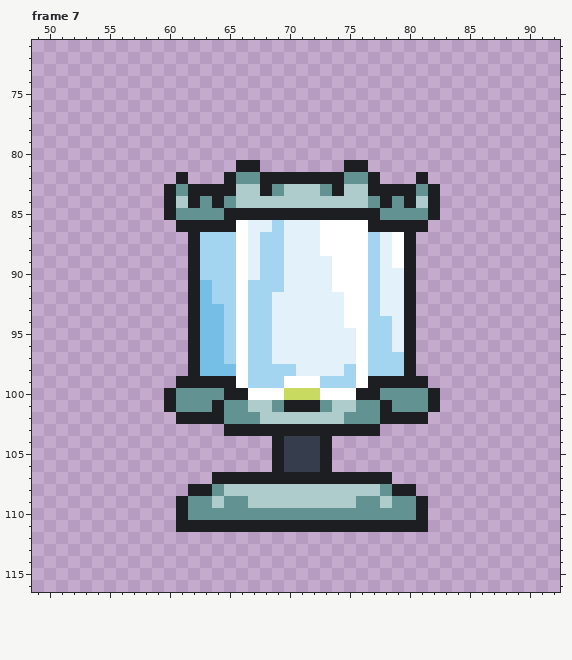
One commit to this pixel-art file: sprites/dspec_trishop.ase. Above is the file before it was changed.
150x150 pixels, 13 frames. Shown: frame 7: x 49..92, y 71..116. The commit also changed other frames, which this record leaves out.
The result:
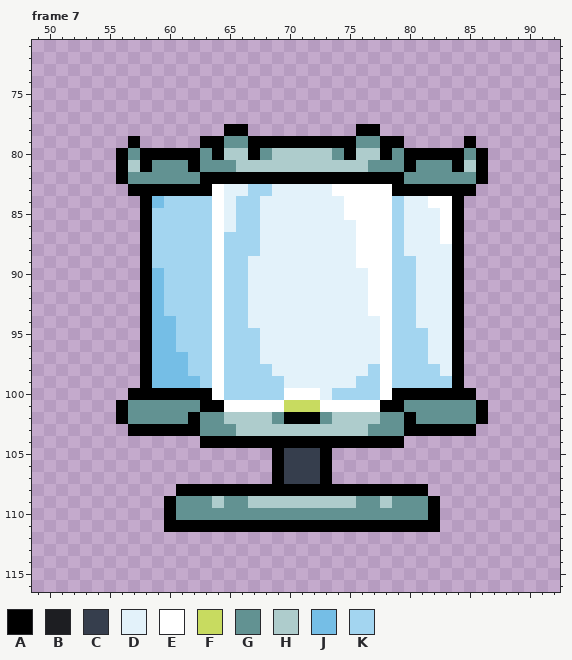
Palette (. is transparent): A #000000  B #1d1e22  C #363e4d  D #e3f2fa  E #ffffff  F #c8db60  G #629292  H #aecccc  J #75bee6  K #a3d5f0
Diff:
--- frame 7, layer "Trishop"
@@ x 49..92 @@
  77 ............................................
- 78 ............................................
- 79 ............................................
- 80 ............................................
- 81 .................BB.......BB................
- 82 ............B...BGGBBBBBBBGGB...B...........
- 83 ...........BGBBBBHHBGHHHGBHHBBBBGB..........
- 84 ...........BHBGBGHHHHHHHHHHHGBGBHB..........
- 85 ...........BGGGGBBBBBBBBBBBBBGGGGB..........
- 86 ............BBBBBEDDKDDDEEEEBBBBB...........
- 87 .............BKKKEDKKDDDEEEEKDEB............
- 88 .............BKKKEDKKDDDEEEEKDEB............
- 89 .............BKKKEDKKDDDDEEEKDEB............
- 90 .............BKKKEDKKDDDDEEEKDDB............
- 91 .............BJKKEKKKDDDDEEEKDDB............
- 92 .............BJKKEKKDDDDDDEEKDDB............
- 93 .............BJJKEKKDDDDDDEEKDDB............
- 94 .............BJJKEKKDDDDDDEEKKDB............
- 95 .............BJJKEKKDDDDDDDEKKDB............
- 96 .............BJJKEKKDDDDDDDEKKDB............
- 97 .............BJJKEKKDDDDDDDEKKKB............
- 98 .............BJJJEKKKKDDDDKEKKKB............
- 99 ............BBBBBEKKKEEEKKKEBBBBB...........
-100 ...........BGGGGBBEEEFFFEEEBBGGGGB..........
-101 ...........BGGGBGGHHGBBBGHHGGBGGGB..........
-102 ............BBBBGGGHHHHHHHGGGBBBB...........
-103 ................BBBBBBBBBBBBB...............
-104 ....................BCCCB...................
-105 ....................BCCCB...................
-106 ....................BCCCB...................
-107 ...............BBBBBBBBBBBBBBB..............
-108 .............BBGHHHHHHHHHHHHHGBB............
-109 ............BGGHGGHHHHHHHHHGGHGGB...........
-110 ............BGGGGGGGGGGGGGGGGGGGB...........
-111 ............BBBBBBBBBBBBBBBBBBBBB...........
+ 78 ................AA.........AA...............
+ 79 ........A.....AAGGAAAAAAAAAGGAA.....A.......
+ 80 .......AGAAAAAGAHHAGHHHHHGAHHAGAAAAAGA......
+ 81 .......AHAGGGAGGGHHHHHHHHHHHGGGAGGGAHA......
+ 82 .......AGGGGGGAAAAAAAAAAAAAAAAAGGGGGGA......
+ 83 ........AAAAAAAEDDKKDDDDDEEEEEAAAAAAA.......
+ 84 .........AJKKKKEDKKDDDDDDDEEEEKDDEEA........
+ 85 .........AKKKKKEDKKDDDDDDDEEEEKDDDEA........
+ 86 .........AKKKKKEDKKDDDDDDDDEEEKDDDEA........
+ 87 .........AKKKKKEKKKDDDDDDDDEEEKDDDEA........
+ 88 .........AKKKKKEKKKDDDDDDDDEEEKDDDDA........
+ 89 .........AKKKKKEKKDDDDDDDDDEEEKKDDDA........
+ 90 .........AJKKKKEKKDDDDDDDDDDEEKKDDDA........
+ 91 .........AJKKKKEKKDDDDDDDDDDEEKKDDDA........
+ 92 .........AJKKKKEKKDDDDDDDDDDEEKKDDDA........
+ 93 .........AJKKKKEKKDDDDDDDDDDEEKKDDDA........
+ 94 .........AJJKKKEKKDDDDDDDDDDDEKKDDDA........
+ 95 .........AJJKKKEKKKDDDDDDDDDDEKKKDDA........
+ 96 .........AJJKKKEKKKDDDDDDDDDDEKKKDDA........
+ 97 .........AJJJKKEKKKDDDDDDDDDDEKKKDDA........
+ 98 .........AJJJKKEKKKKDDDDDDDDKEKKKKDA........
+ 99 .........AJJJJKEKKKKKDDDDDDKKEKKKKKA........
+100 ........AAAAAAAEKKKKKEEEDKKKKEAAAAAAA.......
+101 .......AGGGGGGAAEEEEEFFFEEEEEAAGGGGGGA......
+102 .......AGGGGGAGGHHHHGAAAGHHHHGGAGGGGGA......
+103 ........AAAAAAGGGHHHHHHHHHHHGGGAAAAAA.......
+104 ..............AAAAAAAAAAAAAAAAA.............
+105 ....................ACCCA...................
+106 ....................ACCCA...................
+107 ....................ACCCA...................
+108 ............AAAAAAAAAAAAAAAAAAAAA...........
+109 ...........AGGGHGGHHHHHHHHHGGHGGGA..........
+110 ...........AGGGGGGGGGGGGGGGGGGGGGA..........
+111 ...........AAAAAAAAAAAAAAAAAAAAAAA..........
 112 ............................................
Changed places in both pictures, as pixel boxes (x1, y1, x2, y2):
changed: (116, 124, 488, 532)
